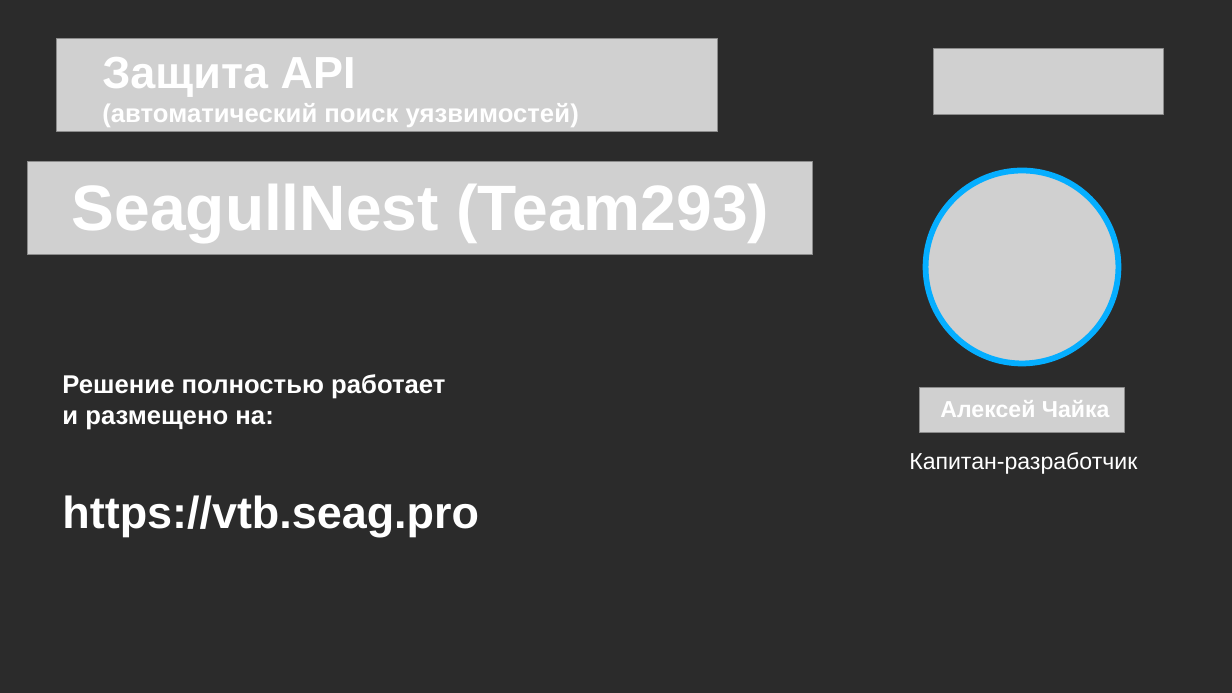
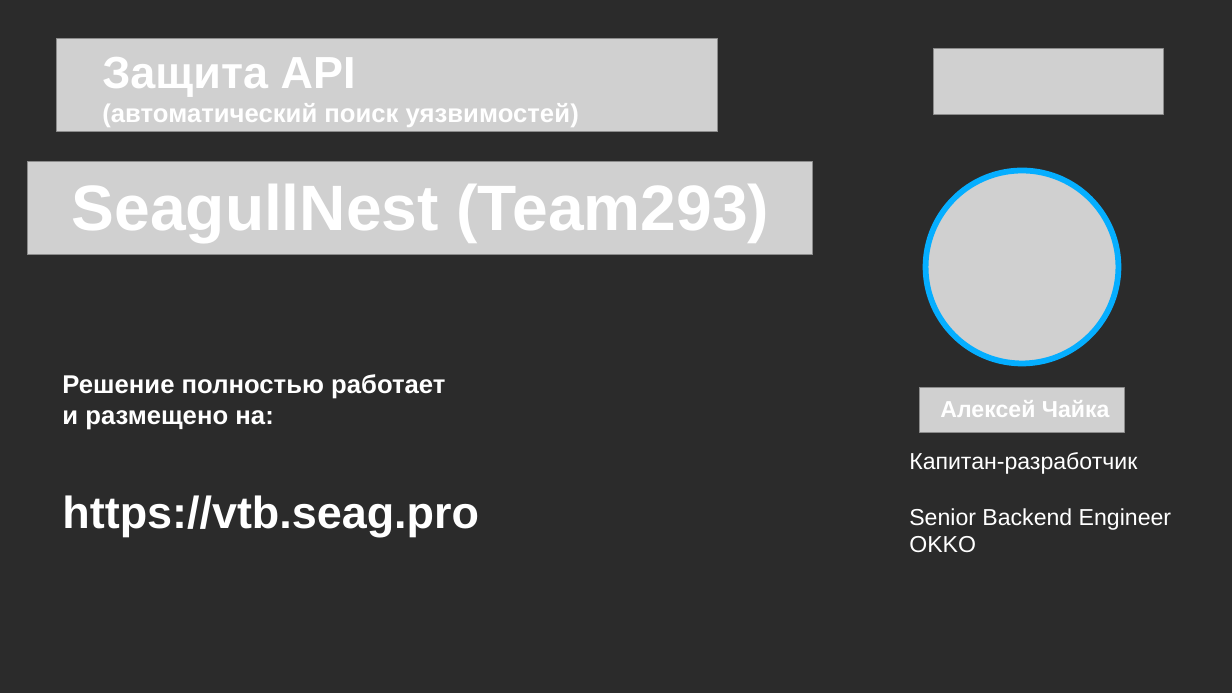
Before and after one commit to ChaikaAM/vtb-hackathon, a slide deck: slide 1 of documentation/presentation/SeagullNest-Team293.pptx. Drawn at 1232x693 pixels with LibreOffice and Linux fonts; fonts in the diff are those of the drawing; grey boxes stand for pictures; background and template pictures are left out; a plain dark background stands for a picture behind light text. Boxes give left, top, right and bottom in pixels: in the first picture for what was removed or moved away, otherwise in the second. Text is boxed around its words. In the diff, an @@ line names an element or a change of style, - is before the commit and + after.

```diff
--- a/documentation/presentation/SeagullNest-Team293.pptx
+++ b/documentation/presentation/SeagullNest-Team293.pptx
@@ text at (909,508,1171,552): paragraphs added @@
+Senior Backend Engineer
+OKKO
```
Also in this commit, not shown: 4 other slides changed, 3 slides added, 1 slide removed, 40 other files.
